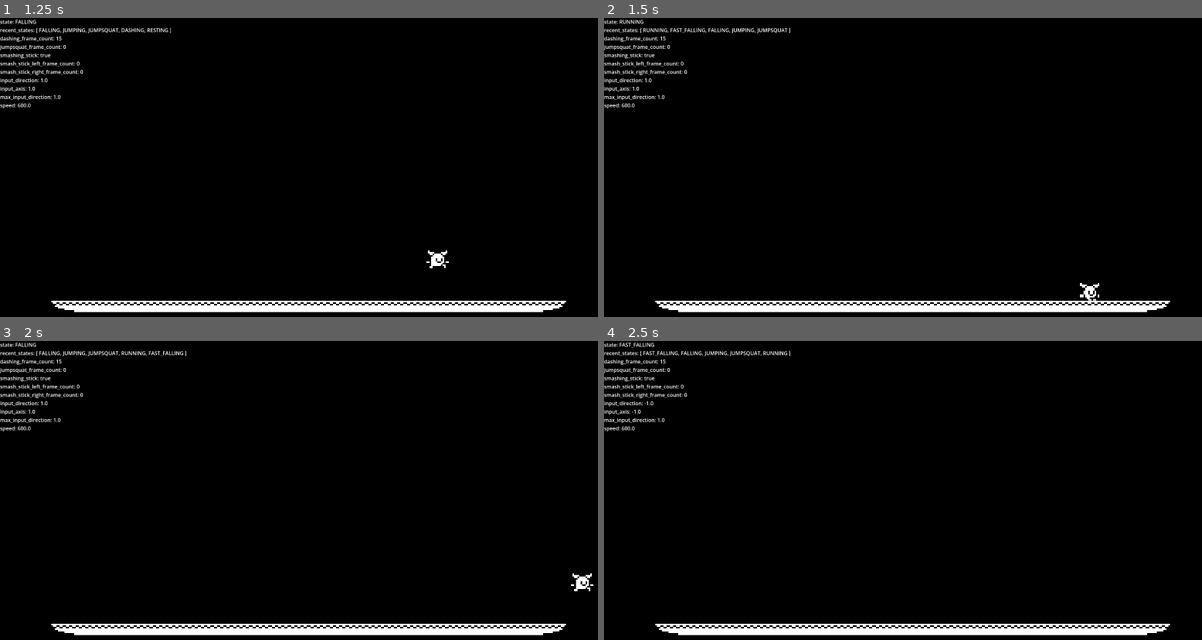
Above: before the commit, frames 1-4 (two rows, left to right).
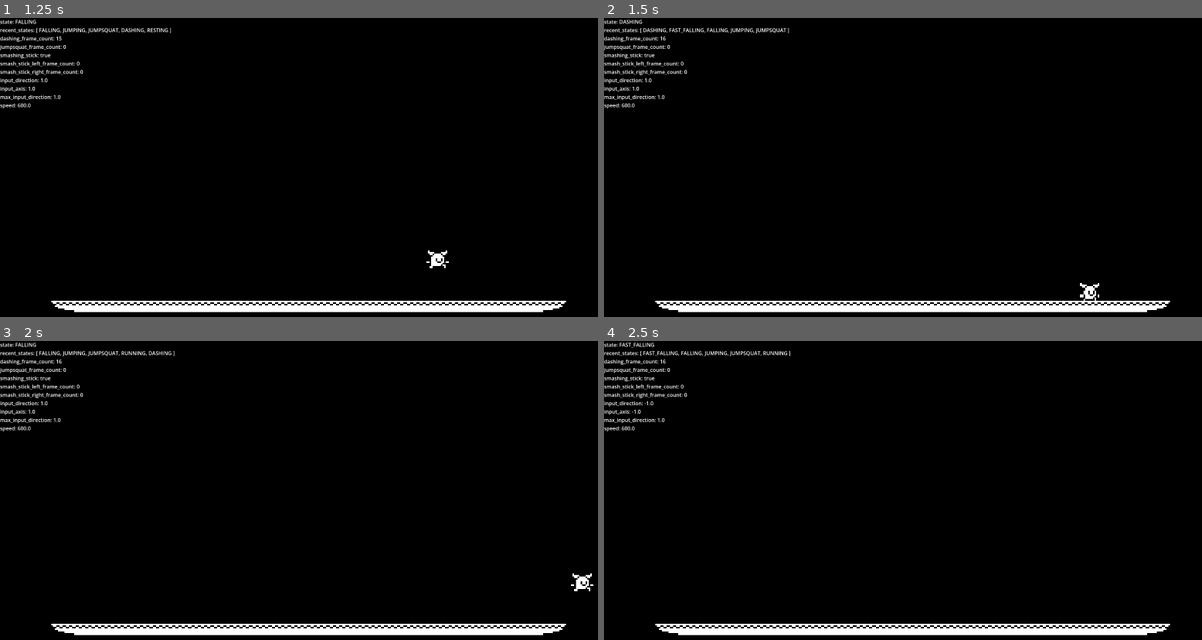
Above: after the commit, the same moments.

Repository: ninjajon5/godot_platformer
Game: Godot game, scene res://main.tscn
Same seed, same stepped clock (60 frames per second), same inputs: the game is played once before the commit and once after it.
Inputs:
- Up to frame 1 (1.25 s): hold D (right) from 0.53 s (still down); tap S (crouch) at 0.6 s; tap Space (jump) at 0.77 s
- Up to frame 2 (1.5 s): keep holding D (right); tap S (crouch) at 1.35 s
- Up to frame 3 (2 s): keep holding D (right); tap Space (jump) at 1.52 s
- Up to frame 4 (2.5 s): release D (right) at 2.03 s; hold A (left) from 2.03 s (still down); tap S (crouch) at 2.1 s

Frame 1 is identical in both runs. In frame 2, 0.4% of the frame differs, in the area x 2-83%, y 0-95%; in frame 3, less than 0.1%; in frame 4, less than 0.1%.

Commit message:
walking after falling green test

Diff:
--- a/player.gd
+++ b/player.gd
@@ -60,7 +60,7 @@
 	elif on_floor and velocity.x == 0:
 		state = State.RESTING
 	elif state in [State.FALLING, State.FAST_FALLING] and on_floor:
-		state = State.RUNNING
+		state = State.WALKING
 
 
 func _apply_inputs_depending_on_state() -> void:
--- a/test/test_physics_transitions.gd
+++ b/test/test_physics_transitions.gd
@@ -57,9 +57,18 @@
 	assert_eq(player.state, Player.State.RESTING)
 
 
-func test_grounded_after_falling_with_no_velocity_causes_walking_state() -> void:
+func test_grounded_after_falling_with_x_velocity_causes_running_state() -> void:
 	player.on_floor = true
-	player.velocity = Vector2(5, 0)
+	player.velocity = Vector2(10, 0)
+	player.state = Player.State.FALLING
+	player._check_for_physics_transitions()
+
+	assert_eq(player.state, Player.State.WALKING)
+
+
+func test_grounded_after_fast_falling_with_x_velocity_causes_running_state() -> void:
+	player.on_floor = true
+	player.velocity = Vector2(10, 0)
 	player.state = Player.State.FAST_FALLING
 	player._check_for_physics_transitions()
 
--- a/test/test_player_grounded.gd
+++ b/test/test_player_grounded.gd
@@ -21,25 +21,6 @@
 # 4. Assert on the result
 # =================================
 
-
-func test_grounded_after_falling_with_x_velocity_causes_running_state() -> void:
-	player.on_floor = true
-	player.velocity = Vector2(10, 0)
-	player.state = Player.State.FALLING
-	player._check_for_physics_transitions()
-
-	assert_eq(player.state, Player.State.RUNNING)
-
-
-func test_grounded_after_fast_falling_with_x_velocity_causes_running_state() -> void:
-	player.on_floor = true
-	player.velocity = Vector2(10, 0)
-	player.state = Player.State.FAST_FALLING
-	player._check_for_physics_transitions()
-
-	assert_eq(player.state, Player.State.RUNNING)
-
-
 func test_direction_from_resting_increases_x_velocity() -> void:
 	player.state = Player.State.RESTING
 	player.inputs.axis = 1
